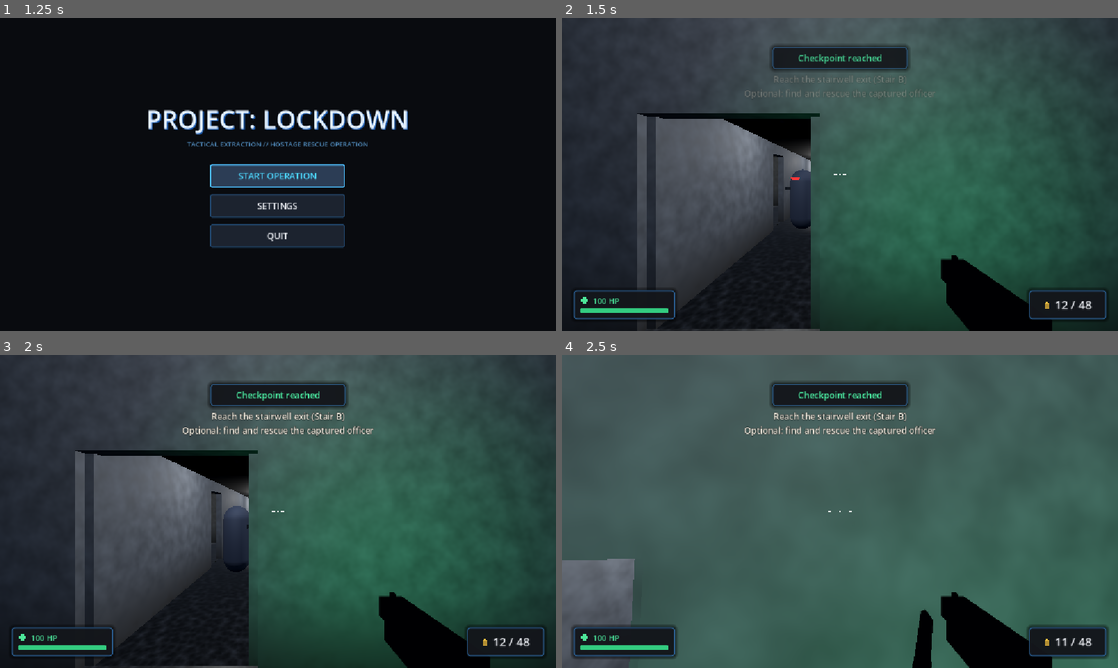
Above: before the commit, frames 1-4 (two rows, left to right).
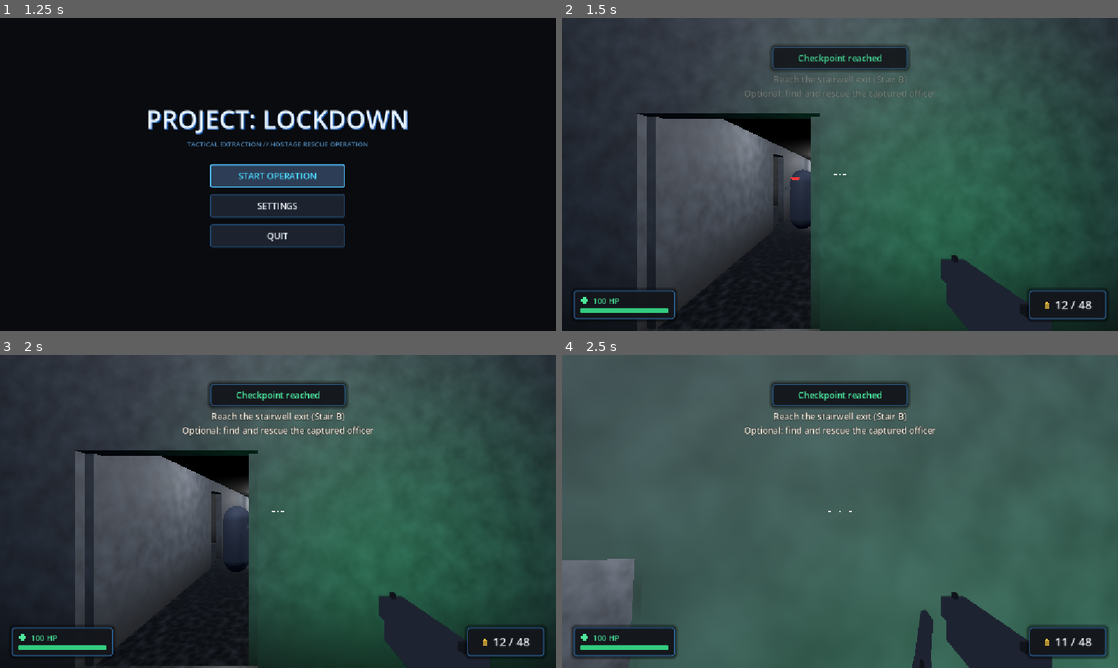
Above: after the commit, the same moments.

Repository: rohanchoudhary5210/Project---Lockdown
Game: Godot game, scene res://scenes/ui/main_menu.tscn
Same seed, same stepped clock (60 frames per second), same inputs: the game is played once before the commit and once after it.
Inputs (mouse positions are in pixels of both pictures, inside the frame that each line leads up to):
- Up to frame 1 (1.25 s): click "START OPERATION" at 0.5 s
- Up to frame 2 (1.5 s): click "START OPERATION" at 1.25 s
- Up to frame 3 (2 s): no input
- Up to frame 4 (2.5 s): tap Enter at 2 s; move the mouse to (867, 511) at 2.02 s; hold W (move_forward) from 2.03 s (still down); hold Right mouse button (block) from 2.03 s (still down); click (867, 511) at 2.17 s; tap Space (jump) at 2.27 s

Frame 1 is identical in both runs. In frame 2, 2.5% of the frame differs, in the area x 40-89%, y 54-100%; in frame 3, 2.5%; in frame 4, 3.0%, in the area x 63-89%, y 77-100%.

Commit message:
Fix muzzle flash staying on screen and black viewmodel gun
- The viewmodel overlay used Environment.BG_KEEP, which never clears the
  viewport, so a muzzle flash drawn once stayed on screen after it was hidden.
  It now clears every frame (BG_CLEAR_COLOR; transparent_bg keeps the world
  visible behind the gun).
- The gun rendered almost black: 80% metallic with nothing to reflect and very
  low ambient light. Gun materials are lighter and less metallic, and the
  viewmodel gets brighter ambient light so the player's gun stays readable.
- Updated the screenshot test that asserted BG_KEEP.

Diff:
--- a/assets/placeholder/mat_gun_grip.tres
+++ b/assets/placeholder/mat_gun_grip.tres
@@ -1,6 +1,6 @@
 [gd_resource type="StandardMaterial3D" format=3 uid="uid://cmat_gun_grip_001"]
 
 [resource]
-albedo_color = Color(0.1, 0.11, 0.12, 1)
+albedo_color = Color(0.2, 0.21, 0.22, 1)
 metallic = 0.1
 roughness = 0.92
--- a/assets/placeholder/mat_gunmetal.tres
+++ b/assets/placeholder/mat_gunmetal.tres
@@ -1,6 +1,6 @@
 [gd_resource type="StandardMaterial3D" format=3 uid="uid://cmat_gunmetal_001"]
 
 [resource]
-albedo_color = Color(0.2, 0.22, 0.25, 1)
-metallic = 0.8
-roughness = 0.35
+albedo_color = Color(0.36, 0.38, 0.42, 1)
+metallic = 0.35
+roughness = 0.45
--- a/scenes/player/viewmodel_camera.gd
+++ b/scenes/player/viewmodel_camera.gd
@@ -33,10 +33,14 @@
 	# Dedicated viewmodel Environment providing ambient light matching world ambient
 	# without rendering sky or calculating shadows
 	var env = Environment.new()
-	env.background_mode = Environment.BG_KEEP
+	# Must clear every frame: BG_KEEP never clears this overlay, so a muzzle flash drawn once stayed
+	# on screen. With transparent_bg the clear color is transparent, so the world still shows through.
+	env.background_mode = Environment.BG_CLEAR_COLOR
 	env.ambient_light_source = Environment.AMBIENT_SOURCE_COLOR
 	env.ambient_light_color = Color(0.3, 0.32, 0.38, 1.0)
-	env.ambient_light_energy = 0.8
+	# Brighter than the world's 0.8 so the player's own gun stays readable in dark rooms;
+	# nearby lights (and the muzzle flash) still brighten it further.
+	env.ambient_light_energy = 2.0
 	env.tonemap_mode = Environment.TONE_MAPPER_FILMIC
 	environment = env
 
--- a/tests/test_phone_screenshot_fixes.gd
+++ b/tests/test_phone_screenshot_fixes.gd
@@ -180,8 +180,9 @@
 		player.queue_free()
 		return false
 
-	if env.background_mode != Environment.BG_KEEP:
-		printerr("Viewmodel background_mode is not BG_KEEP!")
+	# BG_KEEP never clears the overlay, which left the muzzle flash stuck on screen
+	if env.background_mode != Environment.BG_CLEAR_COLOR:
+		printerr("Viewmodel must clear every frame (BG_CLEAR_COLOR), got background_mode ", env.background_mode)
 		player.queue_free()
 		return false
 
